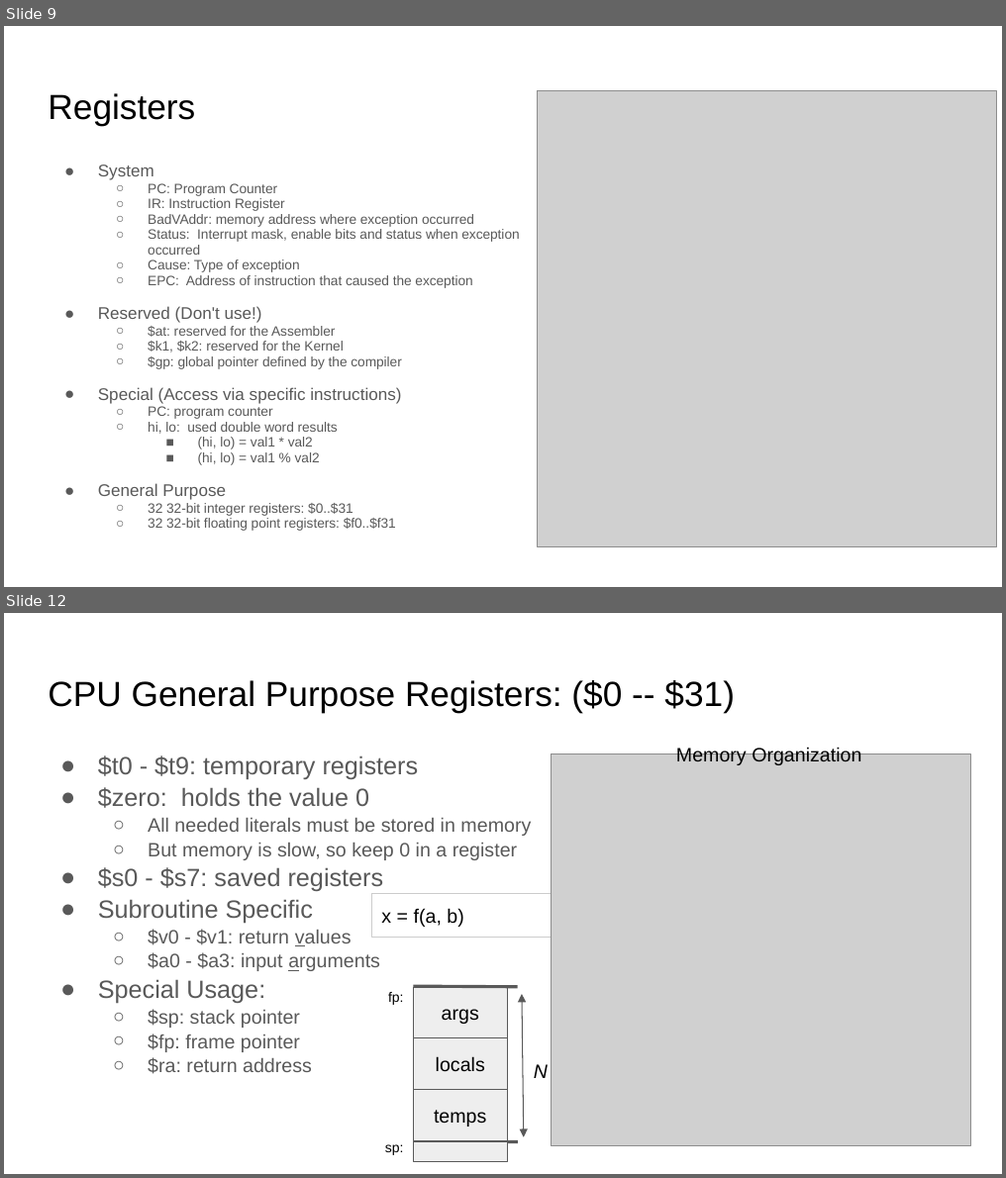
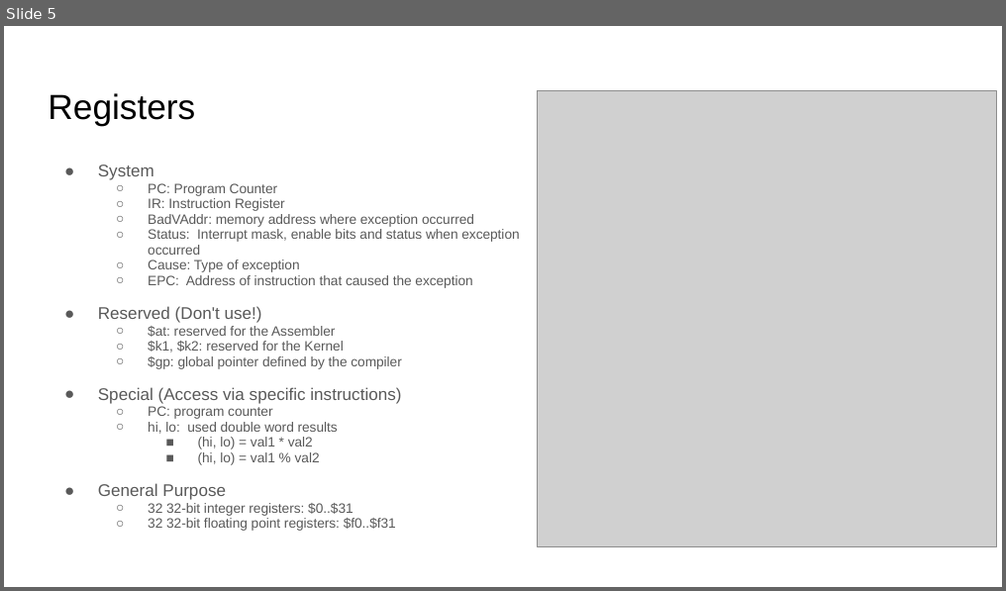
Before and after one commit to sgarcia0206/comp122-f23, a slide deck: assembly-programming/slide_presentations/.hidden/intro_to_mips.pptx. Shown one above the other, each under a label of ours: slides 9 and 12 before the commit, slide 5 after it; the slides between them are not shown. The pictures are 1006x1178 and 1006x591 pixels, drawn with LibreOffice and Linux fonts; fonts in the diff are those of the drawing; grey boxes stand for pictures. Boxes give left, top, right and bottom in pixels: in the first picture for what was removed or moved away, otherwise in the second. Text is boxed around its words. In the diff, an @@ line names an element or a change of style, - is before the commit and + after.

```diff
--- a/assembly-programming/slide_presentations/.hidden/intro_to_mips.pptx
+++ b/assembly-programming/slide_presentations/.hidden/intro_to_mips.pptx
@@ slide 12 removed at bbox=[4, 613, 1002, 1174], background #FFFFFF @@
@@ title removed at bbox=[48, 680, 735, 712] @@
-CPU General Purpose Registers: ($0 -- $31)
@@ text removed at bbox=[98, 756, 531, 1074] @@
-● $t0 - $t9: temporary registers
-● $zero: holds the value 0
-  ○ All needed literals must be stored in memory
-  ○ But memory is slow, so keep 0 in a register
-● $s0 - $s7: saved registers
-● Subroutine Specific
-  ○ $v0 - $v1: return values
-  ○ $a0 - $a3: input arguments
-● Special Usage:
-  ○ $sp: stack pointer
-  ○ $fp: frame pointer
-  ○ $ra: return address
@@ picture removed at bbox=[550, 755, 970, 1147] @@
@@ text removed at bbox=[676, 747, 861, 765] @@
-Memory Organization
@@ rectangle removed at bbox=[371, 893, 558, 938] @@
-x = f(a, b)
@@ text removed at bbox=[388, 992, 404, 1005] @@
-fp:
@@ rectangle removed at bbox=[413, 987, 507, 1038] @@
-args
@@ line removed from (413, 986) to (518, 987) @@
@@ double arrow removed from (522, 994) to (524, 1138) @@
@@ rectangle removed at bbox=[413, 1039, 507, 1090] @@
-locals
@@ text removed at bbox=[534, 1064, 548, 1078] @@
-N
@@ rectangle removed at bbox=[413, 1090, 507, 1141] @@
-temps
@@ text removed at bbox=[385, 1145, 404, 1156] @@
-sp:
@@ line removed from (413, 1143) to (518, 1142) @@
@@ rectangle removed at bbox=[413, 1142, 507, 1161] @@
@@ what was slide 9 is now slide 5 @@
```
Also in this commit, not shown: 2 slides changed, 9 slides added, 5 other slides removed, 1 other file.
